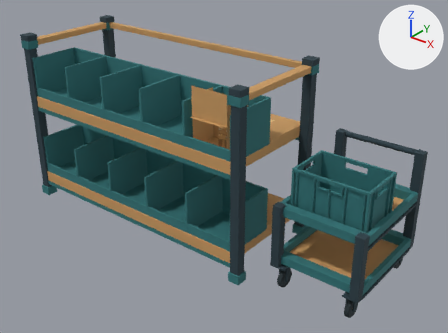
Renders of the Blender file assets/v3/blender/picker-pick-source-fixture.blend from each side of a commit.
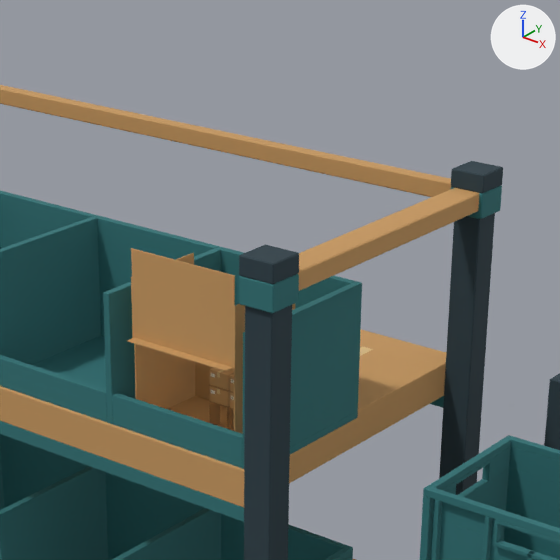
Each version appears first whole from a 50 mm camera at (3.522, -3.574, 2.869) aimed at (0.615, 0.06, 0.617), and next in a close-up on the part from 33% to 76% of the width and 0% to 58% of the height. Arrows for +X, +Y and +Z are at upper right; the lights stay in place. The first two pictures are the older version.

The older version as bpy lines, for what is in view:
```python
ob_joint__case_major_left = bpy.data.objects.new('joint__case_major_left', None)
ob_joint__case_major_left.parent = ob_small_carton
ob_joint__case_major_left.location = (-0.16, 0.0, 0.236)
ob_joint__case_major_left.rotation_euler = (0.0, -1.571, 0.0)  # degrees (0, -90, 0)
ob_joint__case_major_right = bpy.data.objects.new('joint__case_major_right', None)
ob_joint__case_major_right.parent = ob_small_carton
ob_joint__case_major_right.location = (0.16, 0.0, 0.236)
ob_joint__case_major_right.rotation_euler = (0.0, 1.571, 0.0)  # degrees (0, 90, 0)
ob_l2_shared_divider_4 = bpy.data.objects.new('L2_shared_divider_4', me_cube_046)
ob_l2_shared_divider_4.parent = ob_rack_small__module
ob_l2_shared_divider_4.location = (0.66, -0.24, 1.175)
ob_lid_major_left = bpy.data.objects.new('lid_major_left', me_cube_097)
ob_lid_major_left.parent = ob_joint__case_major_left
ob_lid_major_left.location = (0.0798, 0.0, 0.0015)
ob_lid_major_right = bpy.data.objects.new('lid_major_right', me_cube_096)
ob_lid_major_right.parent = ob_joint__case_major_right
ob_lid_major_right.location = (-0.0798, 0.0, 0.0015)
ob_lid_under_front = bpy.data.objects.new('lid_under_front', me_cube_095)
ob_lid_under_front.parent = ob_joint__case_front_display
ob_lid_under_front.location = (0.0, 0.0145, -0.0015)
ob_shell_front = bpy.data.objects.new('shell_front', me_cube_064)
ob_shell_front.parent = ob_joint__case_front_display
ob_shell_front.location = (0.0, 0.0, -0.117)
# also in view: 'L2_petrol_floor_inlay' at (0.0, -0.24, 0.99); 'L2_B5_low_front_lip' at (0.88, -0.46, 1.04); 'rim_left' at (1.46, -0.02, 0.95); 'L2_B4_low_front_lip' at (0.44, -0.46, 1.04); 'shell_left' at (0.721, -0.32, 1.12)
```
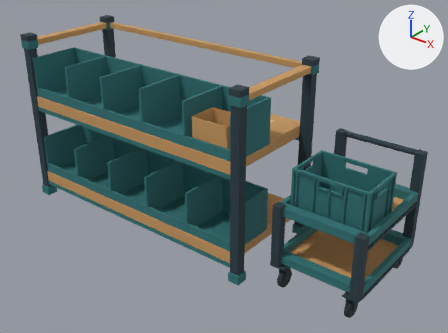
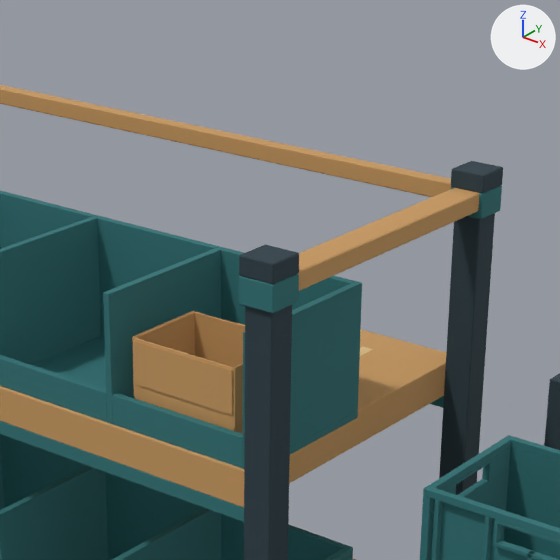
ob_joint__case_major_right is not drawn itself; it is the parent of ob_lid_major_right.
ob_joint__case_major_left is not drawn itself; it is the parent of ob_lid_major_left.

Where the change shows, as pixel boxes [x1, y1, x2, y2] in the close-ups (560 x 560 px; the box of a moved part takes in the faces that stretch with it):
'shell_front', moved: before [131, 248, 235, 368]; after [133, 338, 235, 431]
'lid_under_front', mesh rescaled, moved (124% taller): before [127, 338, 233, 371]; after [133, 340, 233, 415]
'lid_major_right', moved, turned: before [234, 304, 295, 369]; after [234, 364, 243, 429]
'lid_major_left', moved, turned: before [131, 253, 194, 338]; after [132, 311, 194, 396]
part 1 of me_cube_095, moved or reshaped: before [127, 338, 233, 371]; after [133, 341, 233, 415]
'shell_rear', unchanged, uncovered by the edit: before [195, 362, 234, 400]; after [195, 315, 245, 367]

The change, as a list of edits to the scene's bpy script:
```text
Change me_cube_095:
    used by ob_lid_under_front; parent = ob_joint__case_front_display; location = (0.0, 0.0145, -0.0015)
    remove me_cube_095.from_pydata(...)  # 8 vertices, 6 faces; spans x -0.157..0.157, y -0.013..0.013, z -0.002..0.002
    add me_cube_095.from_pydata(...)  # 8 vertices, 6 faces; spans x -0.157..0.157, y -0.013..0.104, z -0.001..0.001
    me_cube_095 part 1: the whole mesh is scaled about its middle by (1, 4.48, 1), then moved by (0.0, 0.045, 0.0)
Change ob_shell_front:
    ob_shell_front.parent: ob_joint__case_front_display -> ob_small_carton
    ob_shell_front.location: (0.0, 0.0, -0.117) -> (0.0, -0.118, 0.12)
Change ob_lid_under_front:
    ob_lid_under_front.parent: ob_joint__case_front_display -> ob_joint__case_minor_front
Change ob_lid_major_right:
    ob_lid_major_right.location: (-0.0798, 0.0, 0.0015) -> (-0.0798, 0.0, -0.0015)
Change ob_lid_major_left:
    ob_lid_major_left.location: (0.0798, 0.0, 0.0015) -> (0.0798, 0.0, -0.0015)
Change ob_joint__case_major_right:
    ob_joint__case_major_right.rotation_euler: (0.0, 1.571, 0.0) -> (0.0, -1.571, 0.0)  # degrees (0, 90, 0) -> degrees (0, -90, 0)
Change ob_joint__case_major_left:
    ob_joint__case_major_left.location: (-0.16, 0.0, 0.236) -> (-0.16, 0.0, 0.239)
    ob_joint__case_major_left.rotation_euler: (0.0, -1.571, 0.0) -> (0.0, 1.571, 0.0)  # degrees (0, -90, 0) -> degrees (0, 90, 0)
Add ob_joint__case_minor_front:
    ob_joint__case_minor_front = bpy.data.objects.new('joint__case_minor_front', None)
    ob_joint__case_minor_front.parent = ob_small_carton
    ob_joint__case_minor_front.location = (0.0, -0.12, 0.236)
    ob_joint__case_minor_front.rotation_euler = (-1.571, 0.0, 0.0)  # degrees (-90, 0, 0)
```
